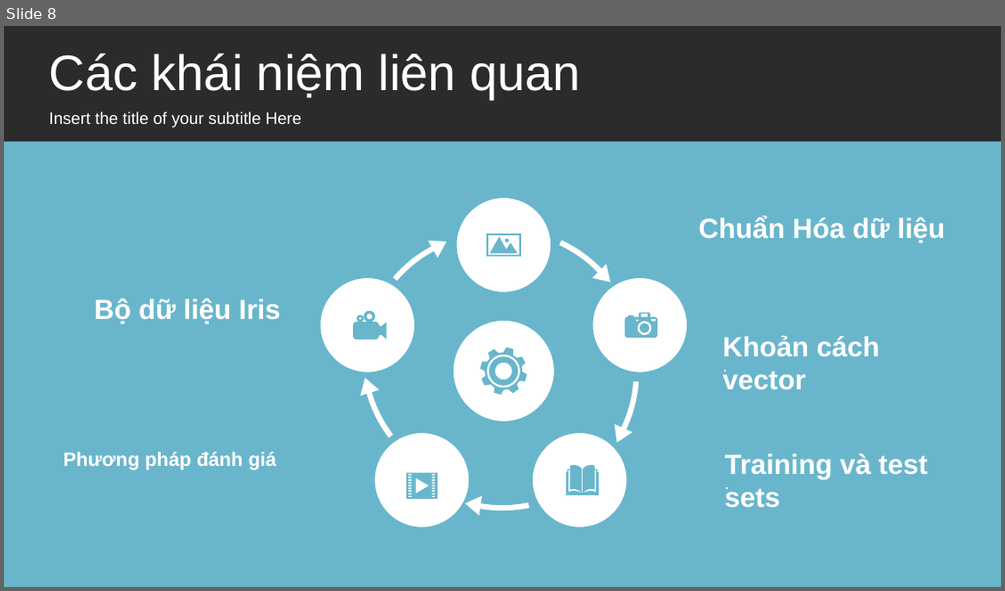
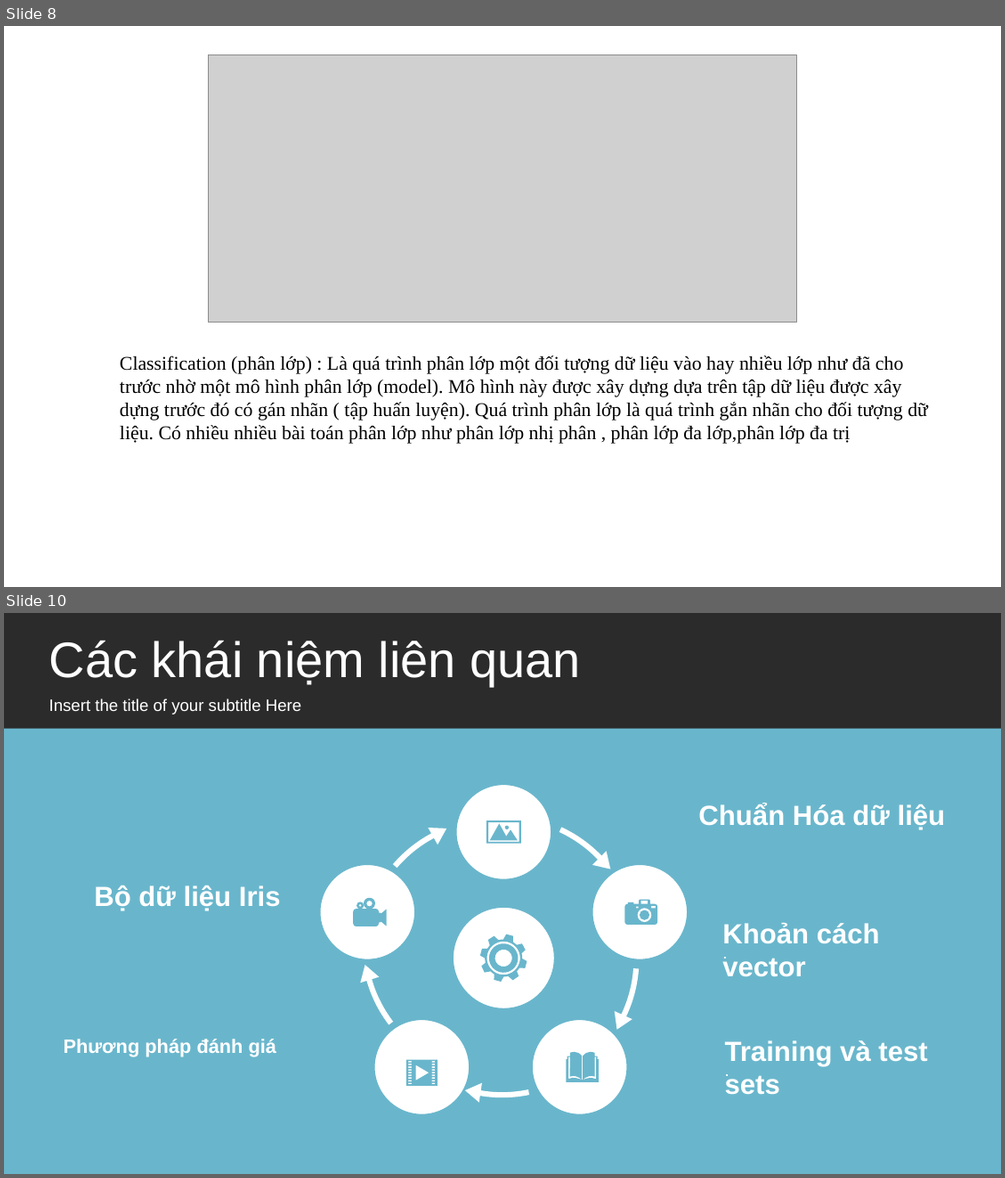
Before and after one commit to VanTay99/Project3, a slide deck: DoAn3.pptx. Shown one above the other, each under a label of ours: slide 8 before the commit, slides 8 and 10 after it; the slides between them are not shown. The pictures are 1005x591 and 1005x1178 pixels, drawn with LibreOffice and Linux fonts; fonts in the diff are those of the drawing; grey boxes stand for pictures; background and template pictures are left out; a plain dark background stands for a picture behind light text. Boxes give left, top, right and bottom in pixels: in the first picture for what was removed or moved away, otherwise in the second. Text is boxed around its words. In the diff, an @@ line names an element or a change of style, - is before the commit and + after.

```diff
--- a/DoAn3.pptx
+++ b/DoAn3.pptx
@@ slide 8 added at (x1=4, y1=26, x2=1001, y2=587), background picture (left out) @@
@@ picture added at (x1=209, y1=54, x2=798, y2=322) @@
@@ text added at (x1=120, y1=355, x2=928, y2=443), 14 pt, text #000000 @@
+Classification (phân lớp) : Là quá trình phân lớp một đối tượng dữ liệu vào hay nhiều lớp như đã cho trước nhờ một mô hình phân lớp (model). Mô hình này được xây dựng dựa trên tập dữ liệu được xây dựng trước đó có gán nhãn ( tập huấn luyện). Quá trình phân lớp là quá trình gắn nhãn cho đối tượng dữ liệu. Có nhiều nhiều bài toán phân lớp như phân lớp nhị phân , phân lớp đa lớp,phân lớp đa trị
@@ what was slide 8 is now slide 10 @@
```
Also in this commit, not shown: 5 slides changed, 1 other slide added, 1 other file.
